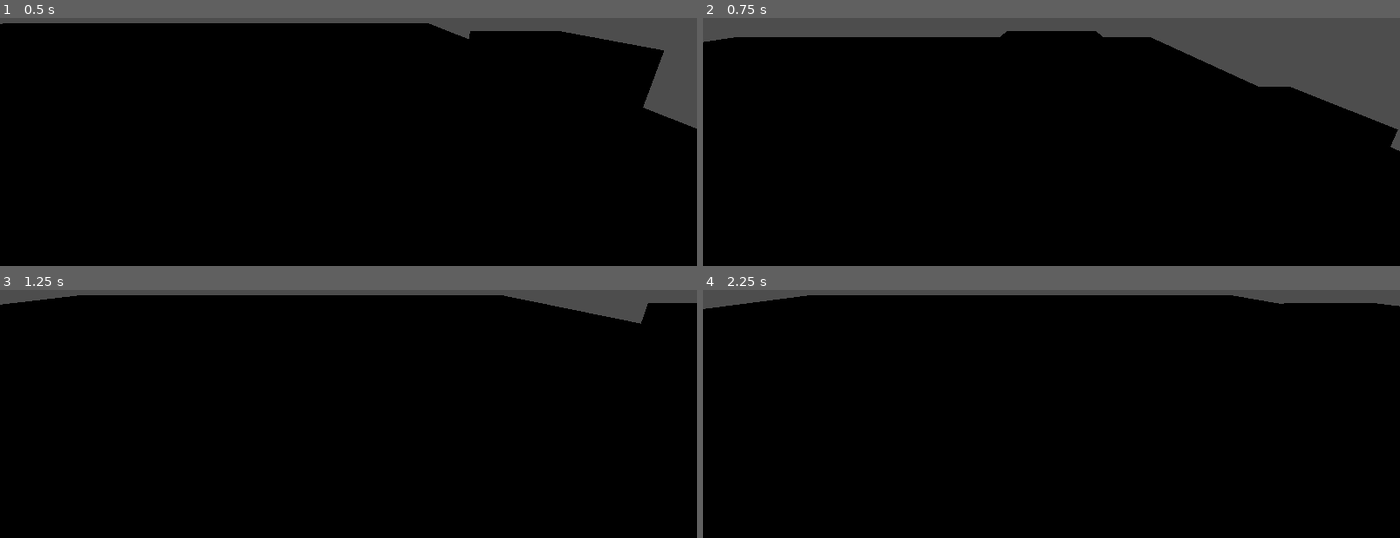
Above: before the commit, frames 1-4 (two rows, left to right).
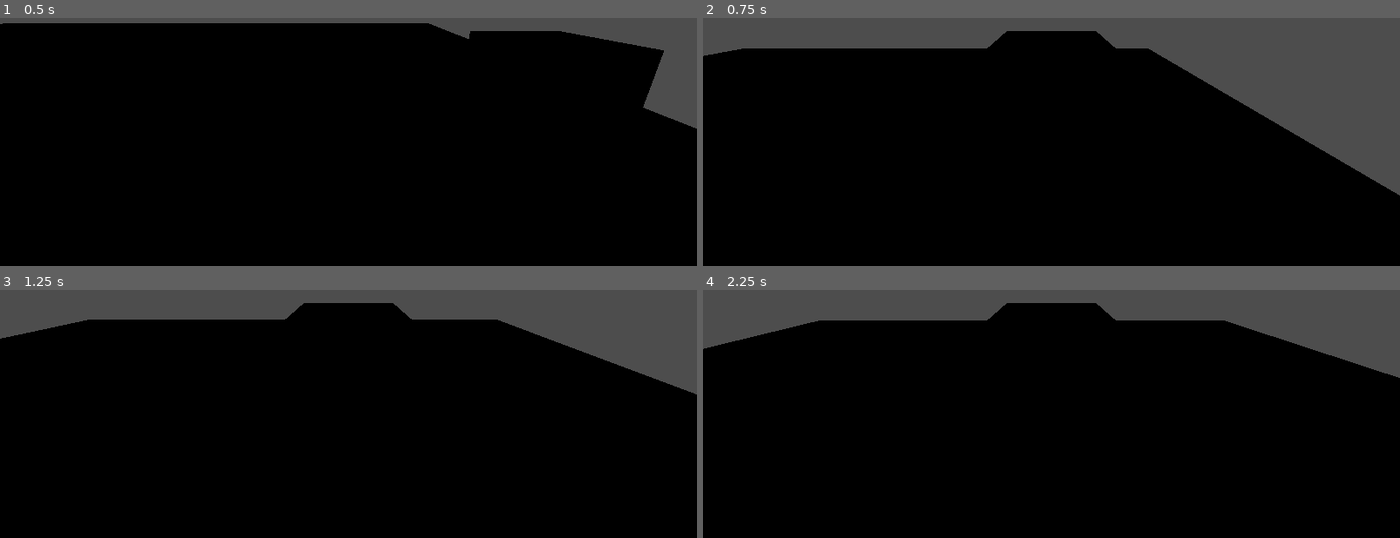
Above: after the commit, the same moments.

Repository: GyssRus/diplom
Game: Godot game, scene res://scene/level.tscn
The game is run twice, just before and just after one commit, with the same random seed, the same clock (stepped at 60 frames per second) and the same inputs.
Inputs (mouse positions are in pixels of both pictures, inside the frame that each line leads up to):
- Up to frame 1 (0.5 s): no input
- Up to frame 2 (0.75 s): tap Enter (ui_accept) at 0.5 s; move the mouse to (1204, 50) at 0.52 s; hold A (a) from 0.53 s (still down)
- Up to frame 3 (1.25 s): keep holding A (a); tap Enter (ui_accept) at 0.77 s; tap D (d) at 0.8 s
- Up to frame 4 (2.25 s): move the mouse to (912, 361) at 1.27 s; release A (a) at 1.28 s; tap D (d) at 1.35 s; tap Enter (ui_accept) at 1.52 s; tap A (a) at 1.55 s; move the mouse to (outside the picture) at 2.02 s; hold A (a) from 2.03 s (still down)

Frame 1 is identical in both runs. In frame 2, 7.5% of the frame differs, in the area x 0-100%, y 7-72%; in frame 3, 12%, in the area x 0-100%, y 2-43%; in frame 4, 12%.

Commit message:
обнова всего
Работает убийство игрока с последующим перезапуском сцены. враг умирает, и он двигается за игроком

Diff:
--- a/script/enemy.gd
+++ b/script/enemy.gd
@@ -12,8 +12,6 @@
 var player = null
 
 func _ready():
-	# НЕ отключаем коллизию навсегда!
-	# attack_collision.disabled = true  ← УБРАТЬ ЭТУ СТРОКУ
 	attack_area.body_entered.connect(_on_attack_area_body_entered)
 	add_to_group("enemies")
 	print("Враг создан! Здоровье: ", health)
@@ -22,7 +20,7 @@
 	if player == null:
 		player = get_tree().get_first_node_in_group("player")
 
-	if player:
+	if player and is_instance_valid(player):
 		var direction = sign(player.global_position.x - global_position.x)
 		velocity.x = direction * speed
 	else:
@@ -34,17 +32,22 @@
 	move_and_slide()
 
 func _on_attack_area_body_entered(body):
-	print("В AttackArea вошло: ", body.name)
+	# Проверяем, что игрок существует и не удалён
+	if not is_instance_valid(body):
+		return
 
 	if body.is_in_group("player") and can_attack:
 		print("Атакуем игрока!")
 		can_attack = false
 
 		# Наносим урон
-		body.take_damage(attack_damage)
+		if body.has_method("take_damage"):
+			body.take_damage(attack_damage)
 
-		# Ждём перезарядку
-		await get_tree().create_timer(1.0).timeout
+		# Проверяем, что дерево всё ещё существует
+		if is_instance_valid(get_tree()):
+			await get_tree().create_timer(1.0).timeout
+
 		can_attack = true
 
 func take_damage(amount):
@@ -56,7 +59,8 @@
 		var material = $MeshInstance3D.get_active_material(0)
 		if material:
 			material.albedo_color = Color(1, 0, 0)
-			await get_tree().create_timer(0.1).timeout
+			if is_instance_valid(get_tree()):
+				await get_tree().create_timer(0.1).timeout
 			material.albedo_color = Color(1, 0.5, 0.5)
 
 	if health <= 0:
--- a/script/player.gd
+++ b/script/player.gd
@@ -2,7 +2,7 @@
 
 # Движение
 var speed = 5.0
-var jump_velocity = 4.5
+var jump_velocity = 7
 var gravity = 15.0
 
 # Бой
@@ -104,5 +104,14 @@
 
 func die():
 	print("ИГРОК УМЕР!")
-	# Перезапускаем уровень
+	# Отключаем управление
+	set_process(false)
+	set_physics_process(false)
+
+	# Отключаем коллизию, чтобы враги больше не могли атаковать
+	if has_node("CollisionShape3D"):
+		$CollisionShape3D.disabled = true
+
+	# Перезапускаем уровень с задержкой
+	await get_tree().create_timer(1.0).timeout
 	get_tree().reload_current_scene()
